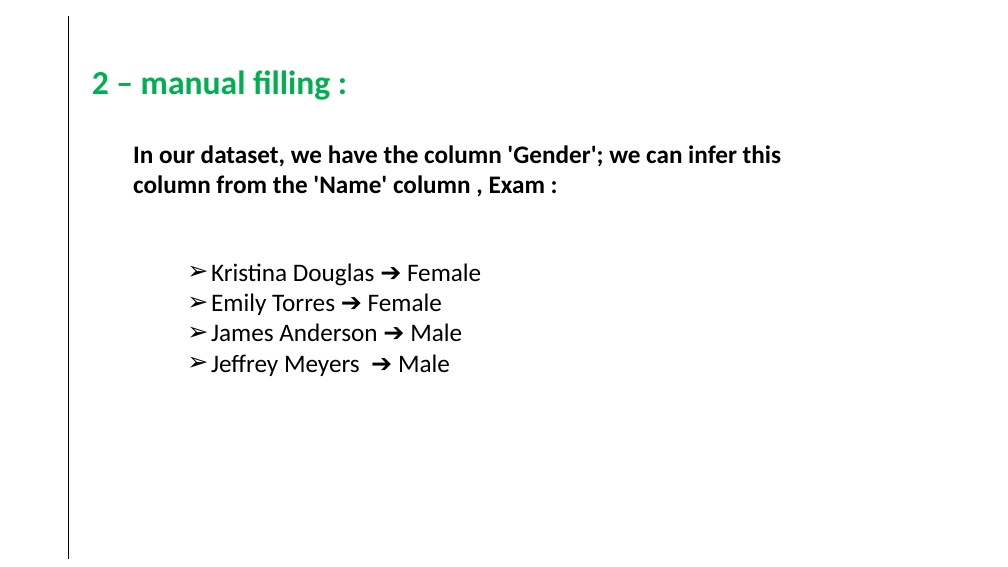
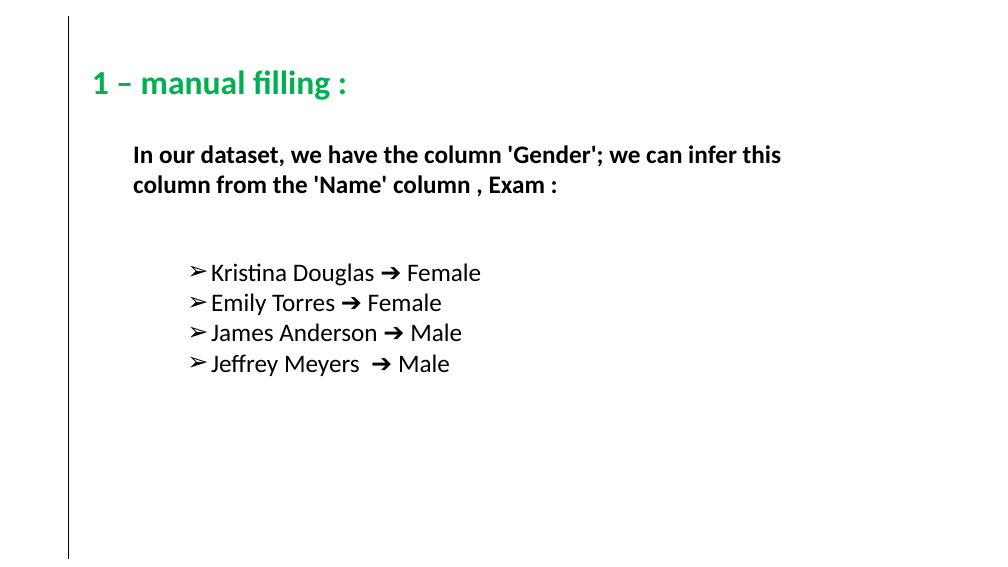
Before and after one commit to SmidaMohamedTaher/eda-task, a slide deck: slide 9 of Presentation1.pptx. Drawn at 1008x567 pixels with LibreOffice and Linux fonts; fonts in the diff are those of the drawing. Boxes give left, top, right and bottom in pixels: in the first picture for what was removed or moved away, otherwise in the second. Text is boxed around its words. In the diff, an @@ line names an element or a change of style, - is before the commit and + after.

```diff
--- a/Presentation1.pptx
+++ b/Presentation1.pptx
@@ text at (92, 70, 330, 100): text changed @@
-2 – manual filling :
+1 – manual filling :
```
Also in this commit, not shown: 3 other slides changed, 1 slide added, 1 slide removed, 1 other file.
